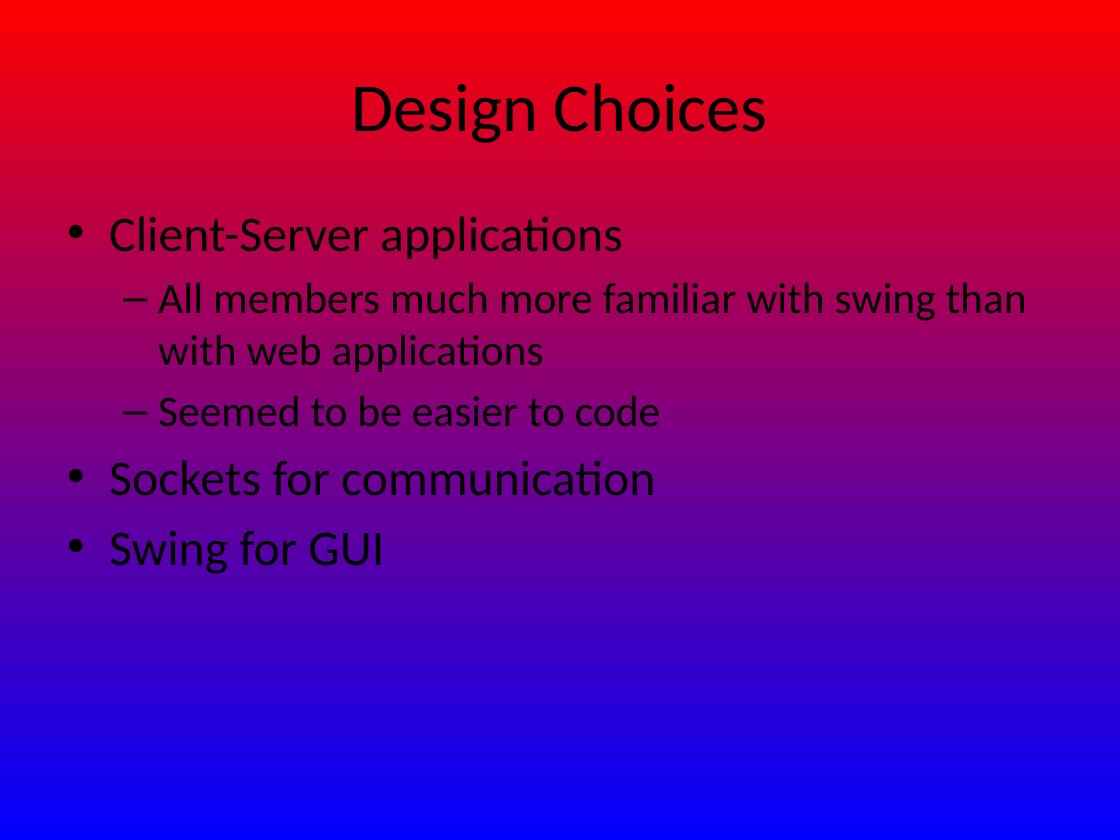
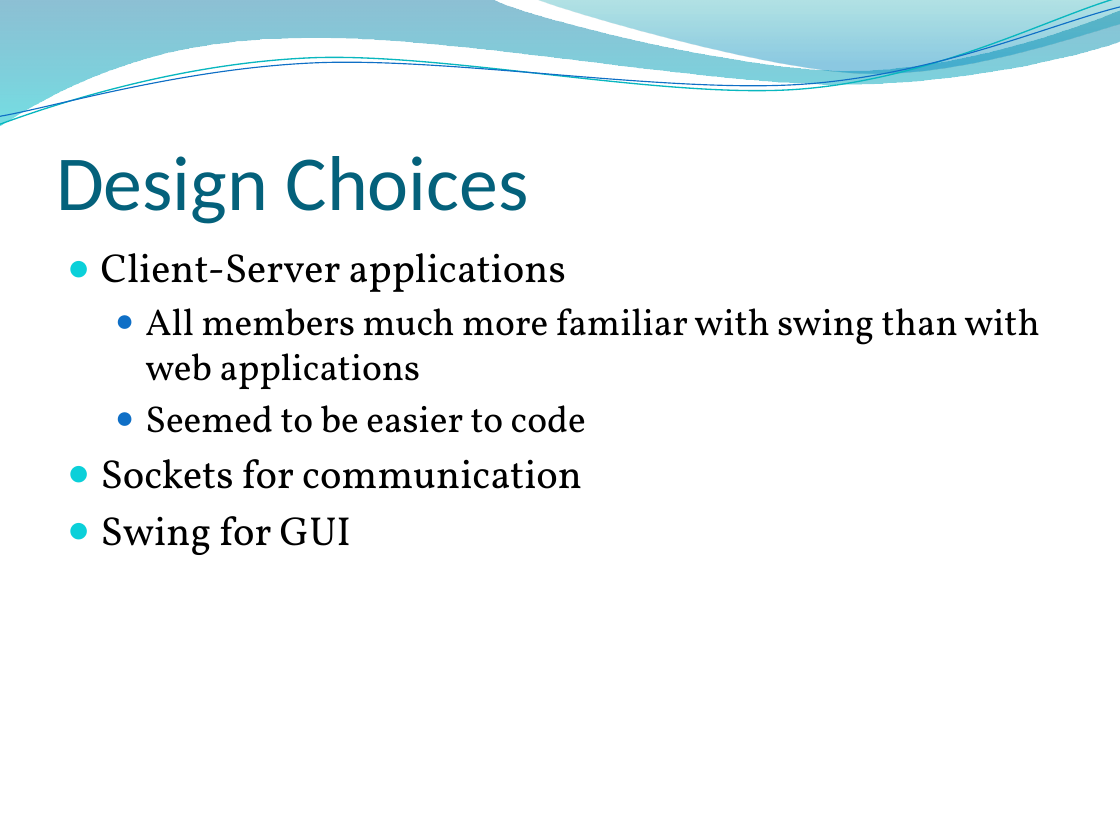
Before and after one commit to MatrixPeckham/majorrequirements336, a slide deck: slide 2 of Documents/Design review PPT.pptx. Drawn at 1120x840 pixels with LibreOffice and Linux fonts; fonts in the diff are those of the drawing; background and template pictures are left out. Boxes give left, top, right and bottom in pixels: in the first picture for what was removed or moved away, otherwise in the second. Text is boxed around its words. In the diff, an @@ line names an element or a change of style, - is before the commit and + after.

```diff
--- a/Documents/Design review PPT.pptx
+++ b/Documents/Design review PPT.pptx
@@ background gradient #FF0000 to #0000FF to picture (left out) @@
@@ freeform shape added at [0,0,1120,127], fill gradient #0074A1 to #00C6CF @@
@@ freeform shape added at [0,0,1120,131], outline #0AB8BF 0.85 pt @@
@@ freeform shape added at [0,7,1120,125], outline #0F6FC6 0.75 pt @@
@@ freeform shape added at [536,0,1120,77], fill gradient #00A1A9 to #008BBF @@
@@ title "Design Choices": place and size @@
-title "Design Choices" at [352,83,768,143]
+title "Design Choices" at [56,156,529,224]
@@ title "Design Choices" at [56,156,529,224]: size 44 to 50 pt, text colour #000000 to #04617B; alignment centre to left; vertical alignment middle to bottom @@
@@ text "Client-Server applications": place and size @@
-text "Client-Server applications" at [109,216,1027,574]
+text "Client-Server applications" at [101,253,1040,555]
@@ text "Client-Server applications" at [101,253,1040,555]: size 32 to 26 pt in "Client-Server applications", "Sockets for communication", "Swing for GUI"; font Calibri to Vollkorn; size 28 to 24 pt in "All members much more familiar with swing ...", "Seemed to be easier to code"; bullet • to ●; less space between paragraphs; bullet – to ● @@
```
Also in this commit, not shown: 14 other slides changed.
